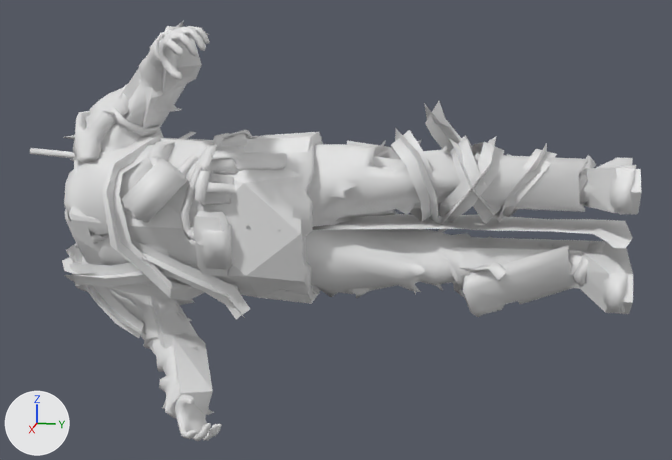
The glTF model resources/models/zombie_body.glb as it was, and as the next commit left it.
The view is the same before and after, from a 50 mm lens placed at (239.8, -28.4, 58.1), pointed at (0.8, -76.2, -1.7). The lights are fixed; the arrows at lower left show +X, +Y and +Z. The first picture is the older version. Where no turn or scale is listed for an object, it has been applied to the vertices.

The older version as bpy lines, for what is in view:
```python
me_c_zom_tomb_german_body_1a_lod0 = bpy.data.meshes.new('c_zom_tomb_german_body_1a_LOD0')
me_c_zom_tomb_german_body_1a_lod0.from_pydata(...)  # 3569 vertices, 6341 faces; spans x -31.0..36.0, y -175.0..0.0, z -52.0..53.0
me_cube_001 = bpy.data.meshes.new('Cube.001')
me_cube_001.from_pydata(...)  # 182 vertices, 336 faces; spans x -20.0..26.0, y -151.0..1.0, z -52.0..52.0
me_plane = bpy.data.meshes.new('Plane')
me_plane.from_pydata(...)  # 18 vertices, 16 faces; spans x 0.0, y -74.2..1.0, z -8.1..12.1
me_plane_001 = bpy.data.meshes.new('Plane.001')
me_plane_001.from_pydata(...)  # 24 vertices, 22 faces; spans x -18.5..12.1, y -103.7..0.3, z 0.0
me_plane_001.materials.append(mat_defaultmaterial)
ob_c_zom_tomb_german_body_1a_lod0 = bpy.data.objects.new('c_zom_tomb_german_body_1a_LOD0', me_c_zom_tomb_german_body_1a_lod0)
ob_c_zom_tomb_german_body_1a_lod0.location = (0.0, 0.0, 0.0)
ob_cube = bpy.data.objects.new('Cube', me_cube_001)
ob_cube.location = (-2.4, -0.7, 0.0)
ob_plane = bpy.data.objects.new('Plane', me_plane)
ob_plane.location = (-9.3, -1.0, 9.0)
ob_plane_001 = bpy.data.objects.new('Plane.001', me_plane_001)
ob_plane_001.location = (0.0, 0.0, 0.0)
```
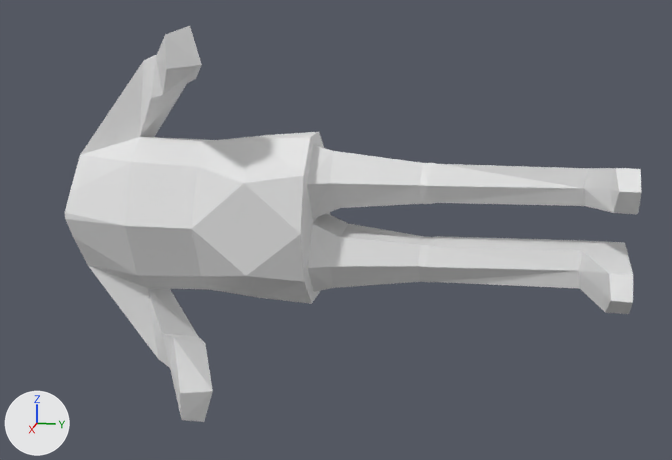
Location of each change, (x1, y1, x2, y2) in pixels of the pictures (672 x 460 px):
'c_zom_tomb_german_body_1a_LOD0', deleted: before (30, 21, 636, 441)
'Plane.001', deleted: before (312, 214, 632, 248)
'Plane', deleted (mostly hidden): before (347, 141, 633, 208)
'Cube', unchanged, uncovered by the edit: before (65, 34, 642, 418); after (65, 26, 642, 422)

The change in detail:
Object 'c_zom_tomb_german_body_1a_LOD0' (ob_c_zom_tomb_german_body_1a_lod0) is deleted.
Object 'Plane' (ob_plane) is deleted.
Object 'Plane.001' (ob_plane_001) is deleted.
